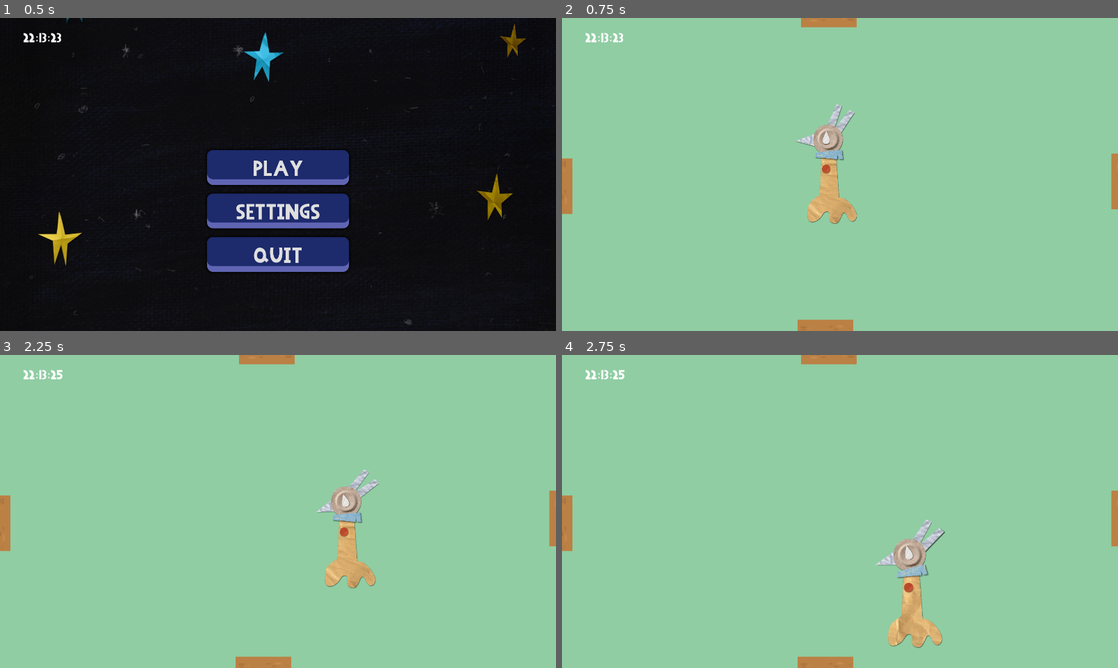
Above: before the commit, frames 1-4 (two rows, left to right).
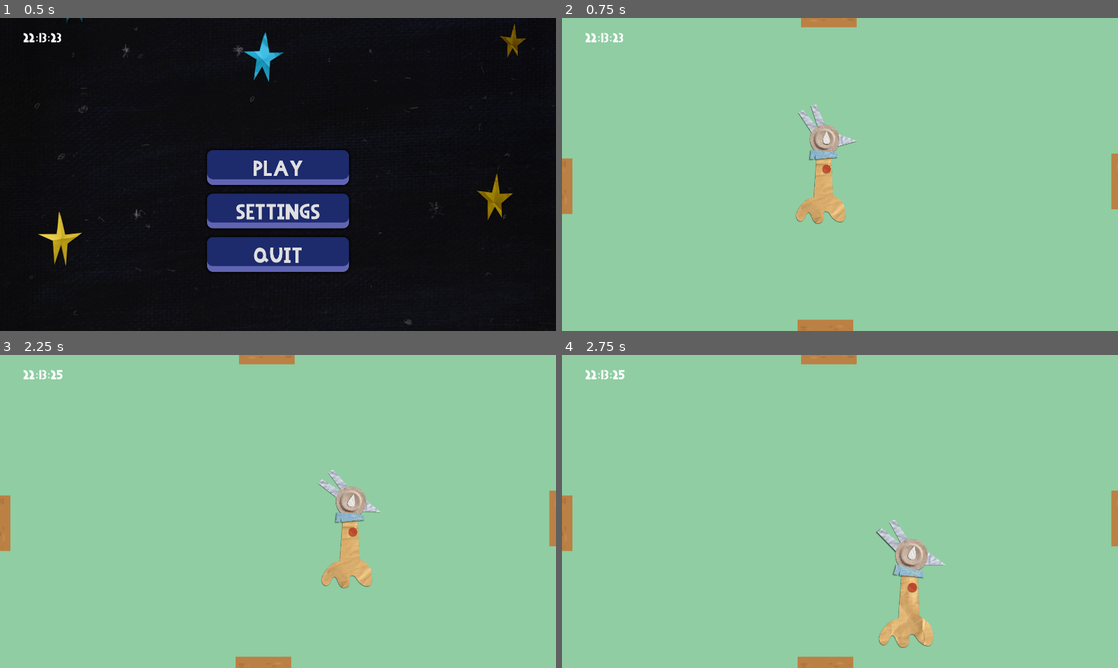
Above: after the commit, the same moments.

Repository: ZaninAndrea/shovel-jam-25
Game: Godot game, scene res://scenes/menu/main_menu.tscn
Same seed, same stepped clock (60 frames per second), same inputs: the game is played once before the commit and once after it.
Inputs:
- Up to frame 1 (0.5 s): no input
- Up to frame 2 (0.75 s): click "PLAY" at 0.5 s
- Up to frame 3 (2.25 s): tap Enter at 1.25 s; hold Right (ui_right) 1.28-2.03 s; hold E (push) 1.28-2.03 s; hold Down (ui_down) from 2.03 s (still down); tap E (push) at 2.1 s
- Up to frame 4 (2.75 s): keep holding Down (ui_down)

Frame 1 is identical in both runs. In frame 2, 1.5% of the frame differs, in the area x 42-54%, y 27-66%; in frame 3, 1.4%; in frame 4, 1.8%, in the area x 56-69%, y 52-94%.

Commit message:
Il personaggio sta girato dalla parte giusta

Diff:
--- a/scenes/player/player.gd
+++ b/scenes/player/player.gd
@@ -75,9 +75,9 @@
 		else:
 			#print(last_facing_direction)
 			if last_facing_direction > 0:
+				animated_sprite_2d.flip_h = false
+			elif last_facing_direction < 0:
 				animated_sprite_2d.flip_h = true
-			elif last_facing_direction < 0:
-				animated_sprite_2d.flip_h = false
 		velocity = direction * speed * Vector2(scale_factor, 1.0)
 		move_and_slide()
 
Binary file changed: assets/sprites/Alien1.png
